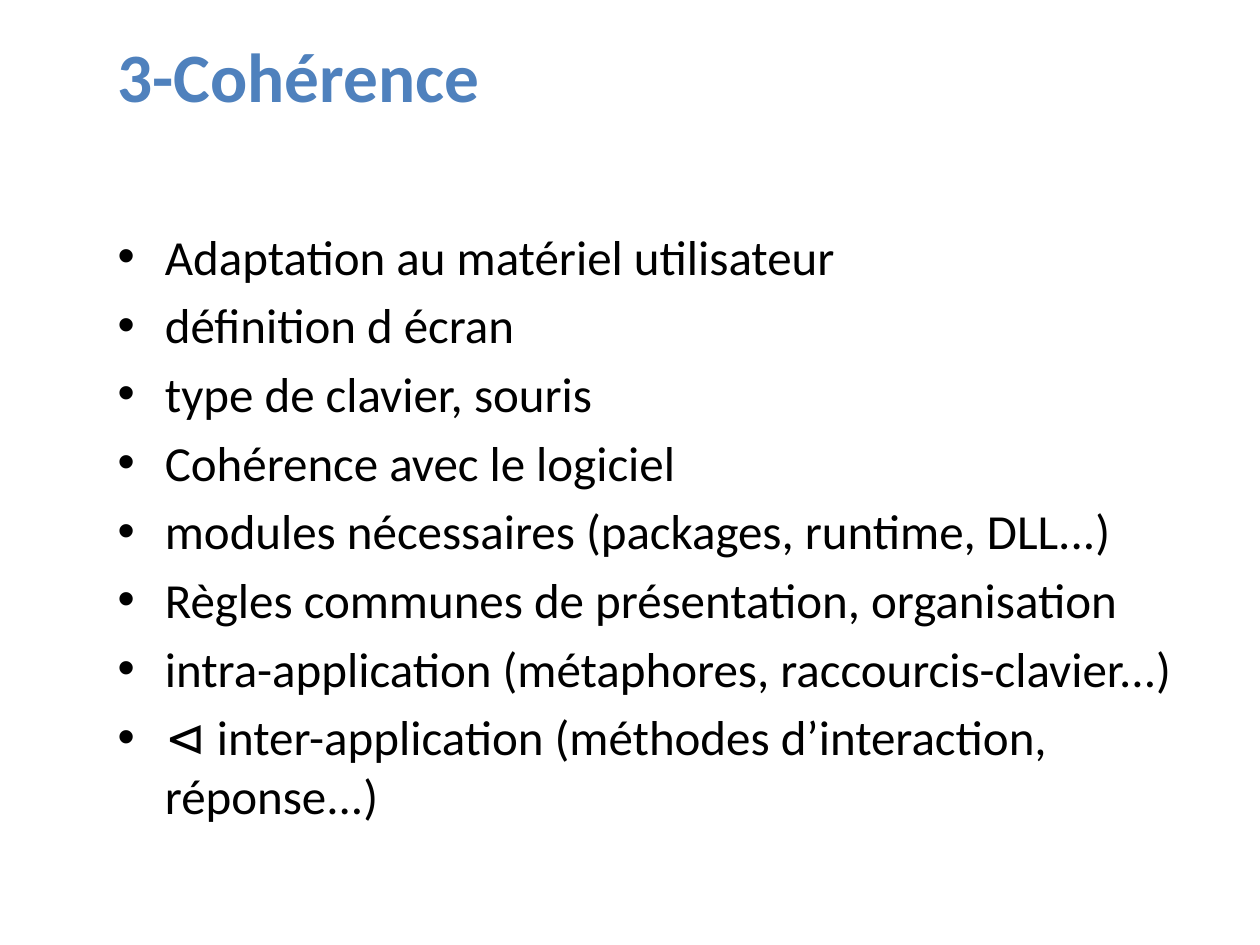
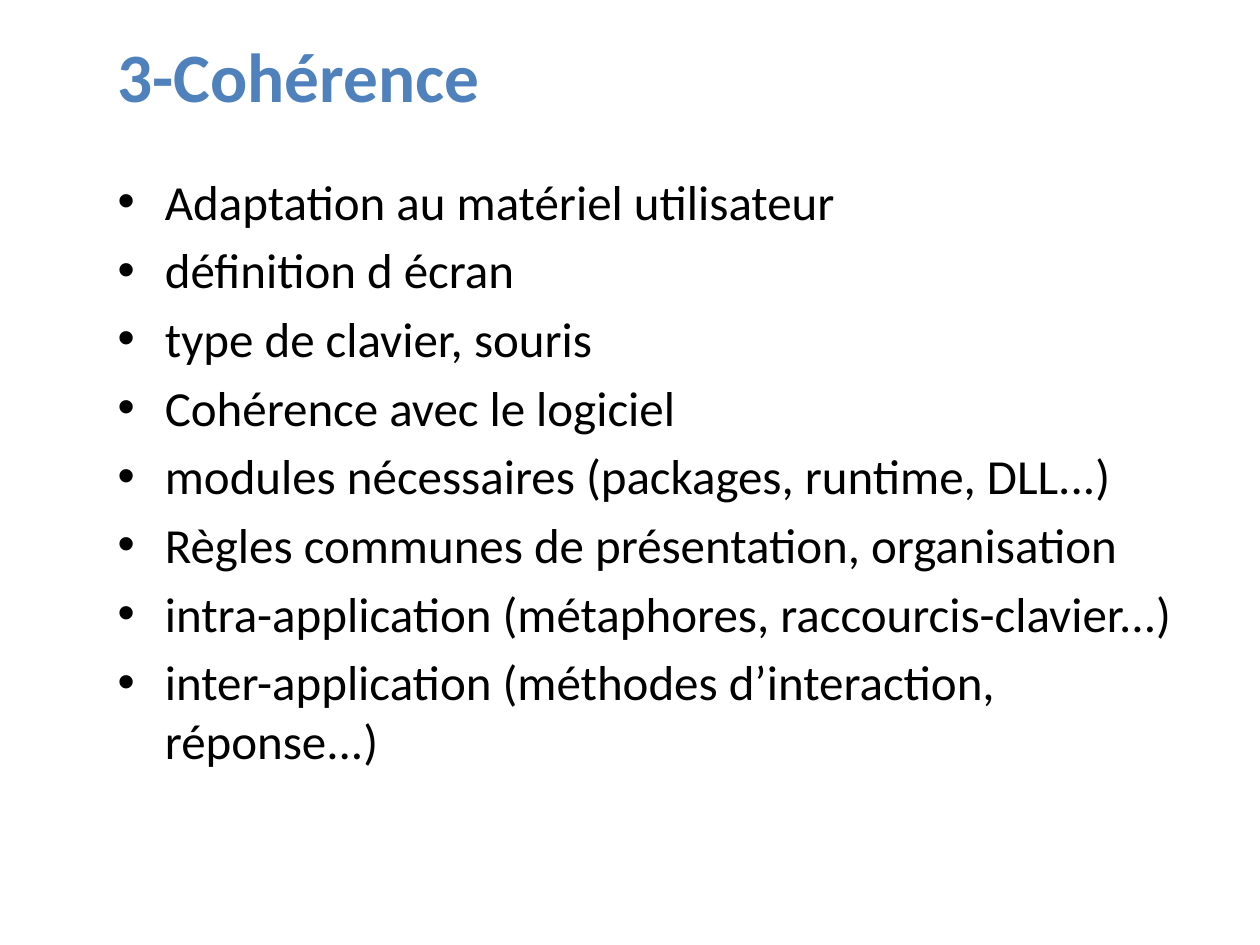
Before and after one commit to LucNtonga/IHM, a slide deck: slide 22 of INTERFACE.pptx (slide 20 before the commit). Drawn at 1260x945 pixels with LibreOffice and Linux fonts; fonts in the diff are those of the drawing; background and template pictures are left out. Boxes give left, top, right and bottom in pixels: in the first picture for what was removed or moved away, otherwise in the second. Text is boxed around its words. In the diff, an @@ line names an element or a change of style, - is before the commit and + after.

```diff
--- a/INTERFACE.pptx
+++ b/INTERFACE.pptx
@@ text "Adaptation au matériel utilisateur": place and size @@
-text "Adaptation au matériel utilisateur" at [165,241,1171,822]
+text "Adaptation au matériel utilisateur" at [165,186,1171,767]
@@ text at [165,664,995,767]: text changed @@
-• ⊲ inter-application (méthodes d’interaction, réponse...)
+• inter-application (méthodes d’interaction, réponse...)
```
Also in this commit, not shown: 6 other slides changed, 2 slides added, 13 slides removed.
